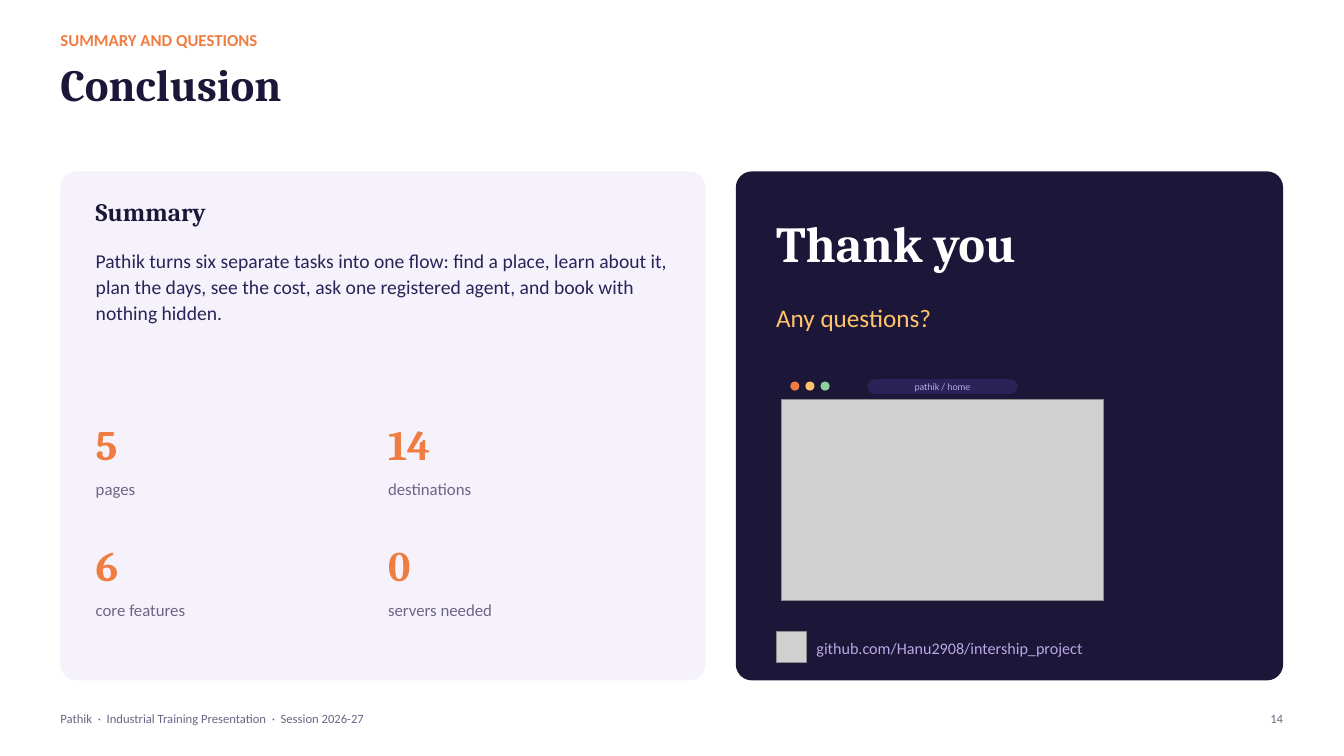
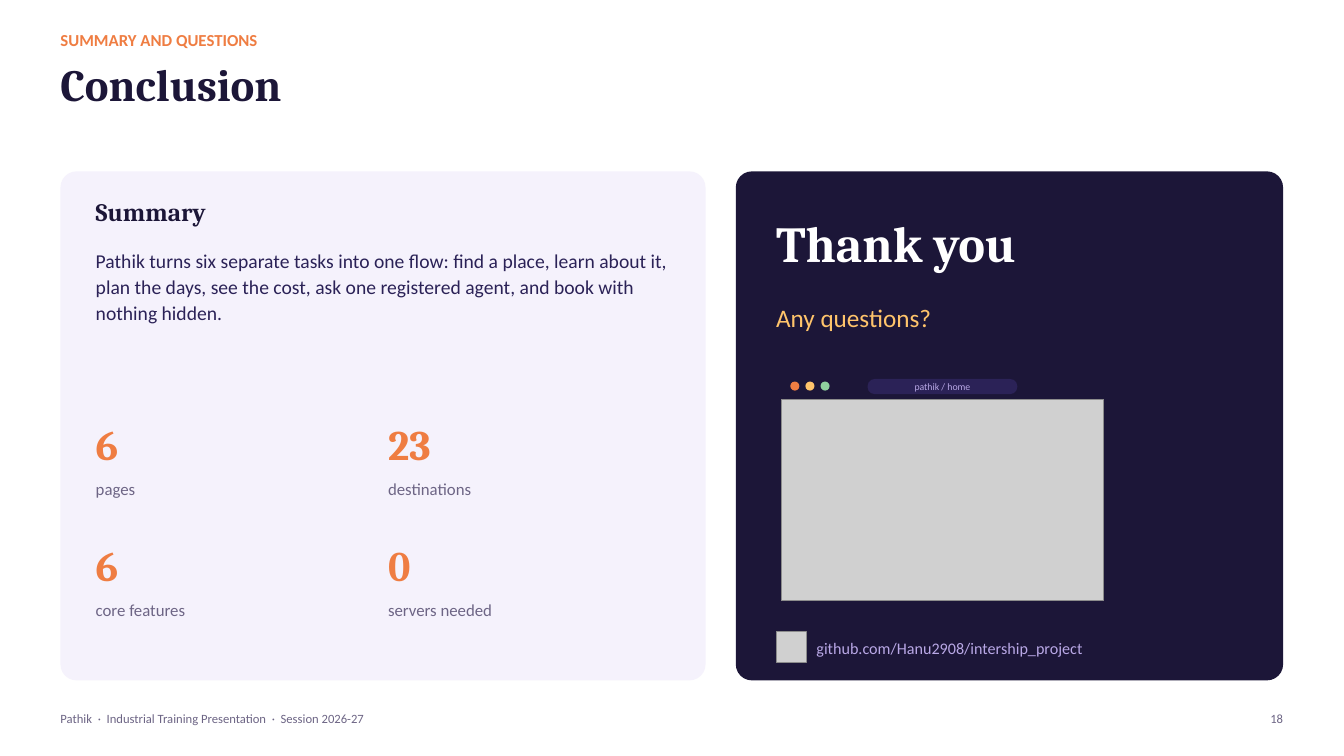
Before and after one commit to Hanu2908/intership_project, a slide deck: slide 18 of docs/presentation/Pathik_Project_Presentation.pptx (slide 14 before the commit). Drawn at 1344x756 pixels with LibreOffice and Linux fonts; fonts in the diff are those of the drawing; grey boxes stand for pictures; background and template pictures are left out. Boxes give left, top, right and bottom in pixels: in the first picture for what was removed or moved away, otherwise in the second. Text is boxed around its words. In the diff, an @@ line names an element or a change of style, - is before the commit and + after.

```diff
--- a/docs/presentation/Pathik_Project_Presentation.pptx
+++ b/docs/presentation/Pathik_Project_Presentation.pptx
@@ text at [96,431,119,461]: text changed @@
-5
+6
@@ text at [388,431,431,461]: text changed @@
-14
+23
@@ text at [1270,714,1283,723]: text changed @@
-14
+18
```
Also in this commit, not shown: 10 other slides changed, 4 slides added.
